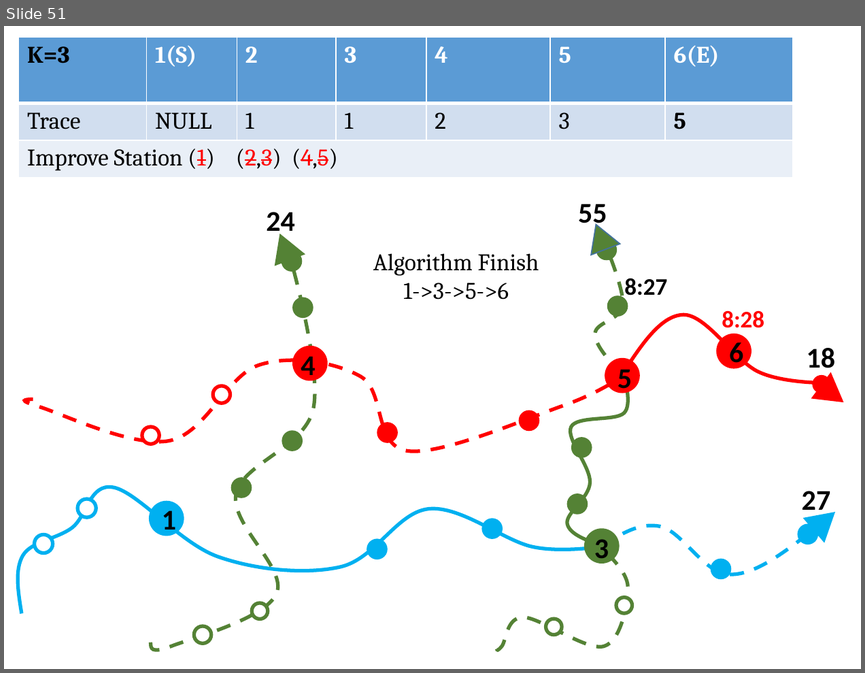
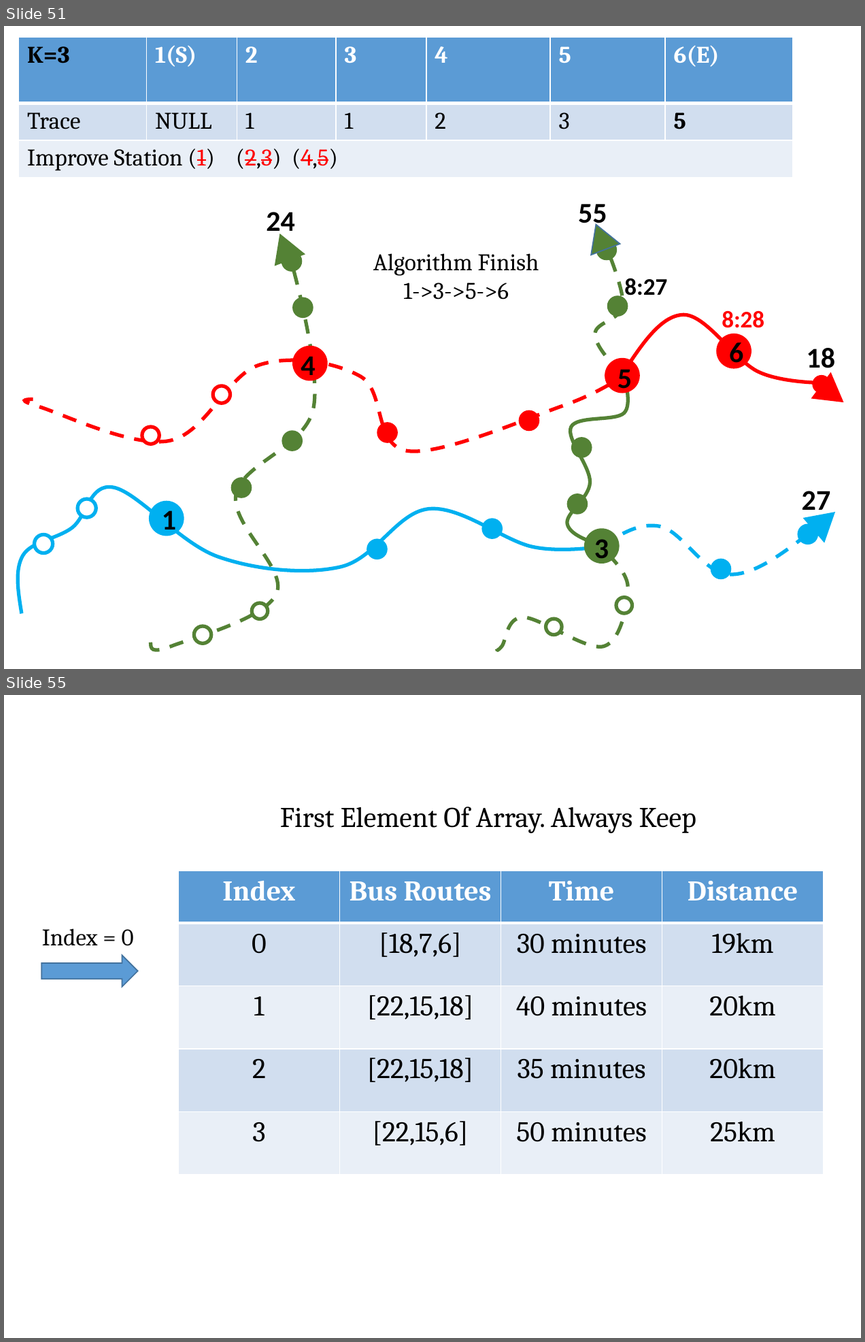
Before and after one commit to hqt/street-router, a slide deck: Document/presentation/bus/4 raptor new.pptx. Shown one above the other, each under a label of ours: slide 51 before the commit, slides 51 and 55 after it; the slides between them are not shown. The pictures are 865x673 and 865x1342 pixels, drawn with LibreOffice and Linux fonts; fonts in the diff are those of the drawing. Boxes give left, top, right and bottom in pixels: in the first picture for what was removed or moved away, otherwise in the second. Text is boxed around its words. In the diff, an @@ line names an element or a change of style, - is before the commit and + after.

```diff
--- a/Document/presentation/bus/4 raptor new.pptx
+++ b/Document/presentation/bus/4 raptor new.pptx
@@ slide 55 added at box(4, 695, 861, 1338), background #FFFFFF @@
@@ text added at box(280, 807, 696, 833), 24 pt, text #000000 @@
+First Element Of Array. Always Keep
@@ table added at box(179, 870, 823, 1200), 5 rows, 4 columns @@
+Index | Bus Routes | Time | Distance
+0 | [18,7,6] | 30 minutes | 19km
+1 | [22,15,18] | 40 minutes | 20km
+2 | [22,15,18] | 35 minutes | 20km
+3 | [22,15,6] | 50 minutes | 25km
@@ text added at box(42, 928, 134, 946), 20 pt, text #000000 @@
+Index = 0
@@ right arrow added at box(41, 955, 138, 987), fill #5B9BD5, outline #43739E 1 pt @@
```
Also in this commit, not shown: 9 other slides added, 4 other files.
